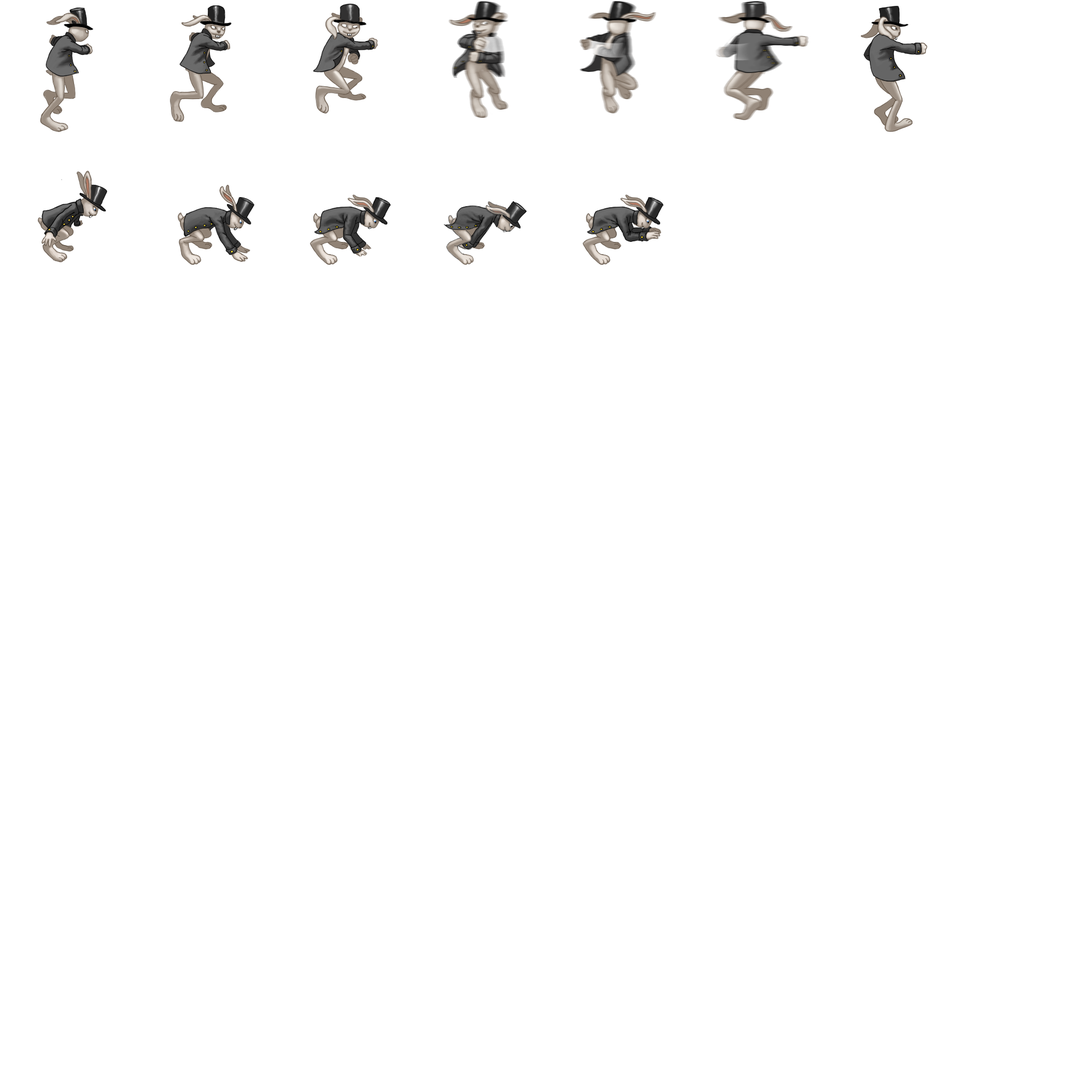
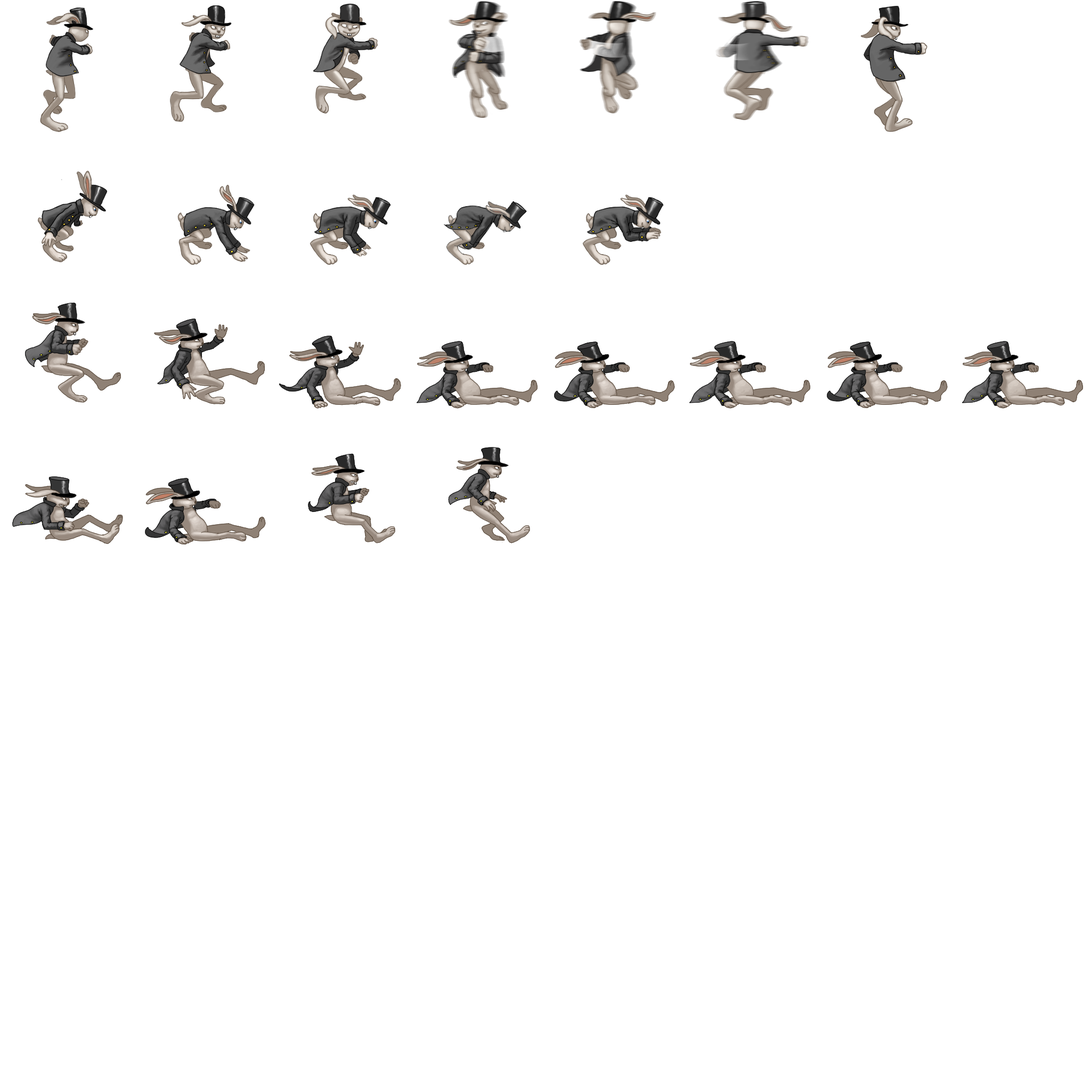
Two versions of the same layered image (1091x1091). Layer-by-layer changes:
added layer "Slide" above "bg" over [12, 302, 1084, 546]
